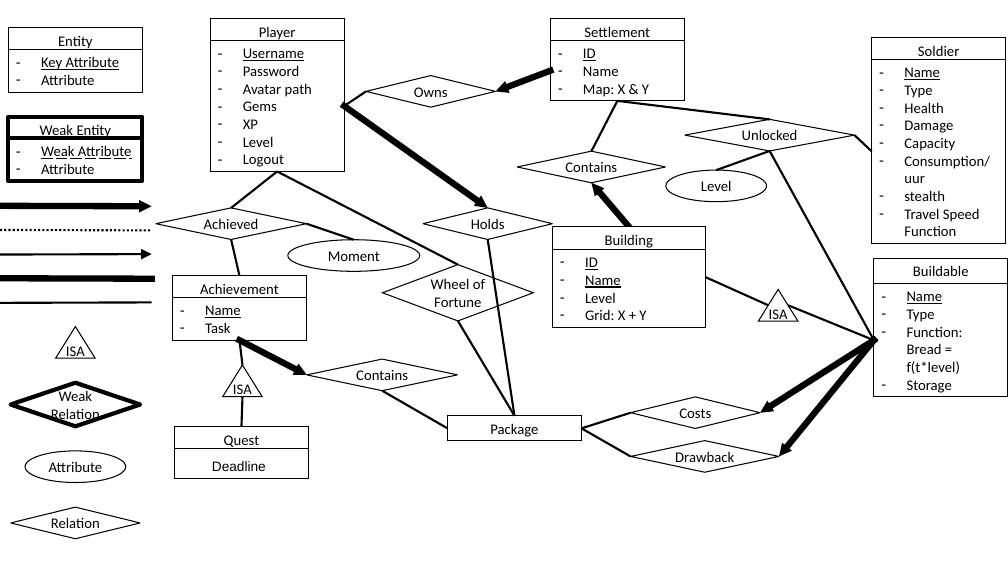
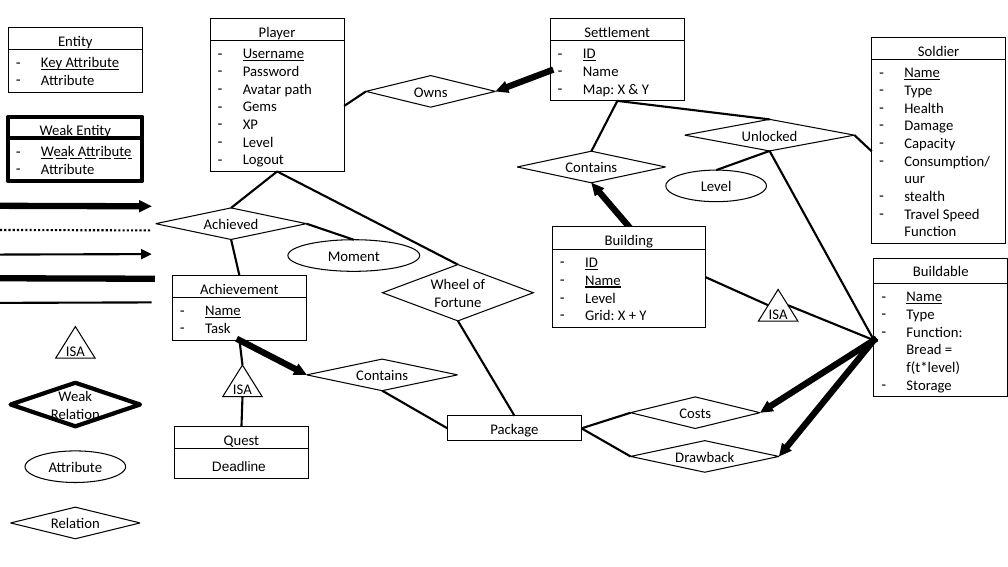
Before and after one commit to JeCheeseSmith/Clash-of-ppdb-s, a slide deck: slide 1 of documentation/include/ER-Diagram.pptx. Drawn at 1008x567 pixels with LibreOffice and Linux fonts; fonts in the diff are those of the drawing; background and template pictures are left out. Boxes give left, top, right and bottom in pixels: in the first picture for what was removed or moved away, otherwise in the second. Text is boxed around its words. In the diff, an @@ line names an element or a change of style, - is before the commit and + after.

Commit message:
reverted Holds relation since it was already implemented differently by myself -_-

```diff
--- a/documentation/include/ER-Diagram.pptx
+++ b/documentation/include/ER-Diagram.pptx
@@ arrow removed from (344, 106) to (488, 208) @@
@@ diamond removed at [423, 208, 552, 240] @@
-Holds
@@ line removed from (488, 240) to (515, 416) @@
```
Also in this commit, not shown: 1 other file.
